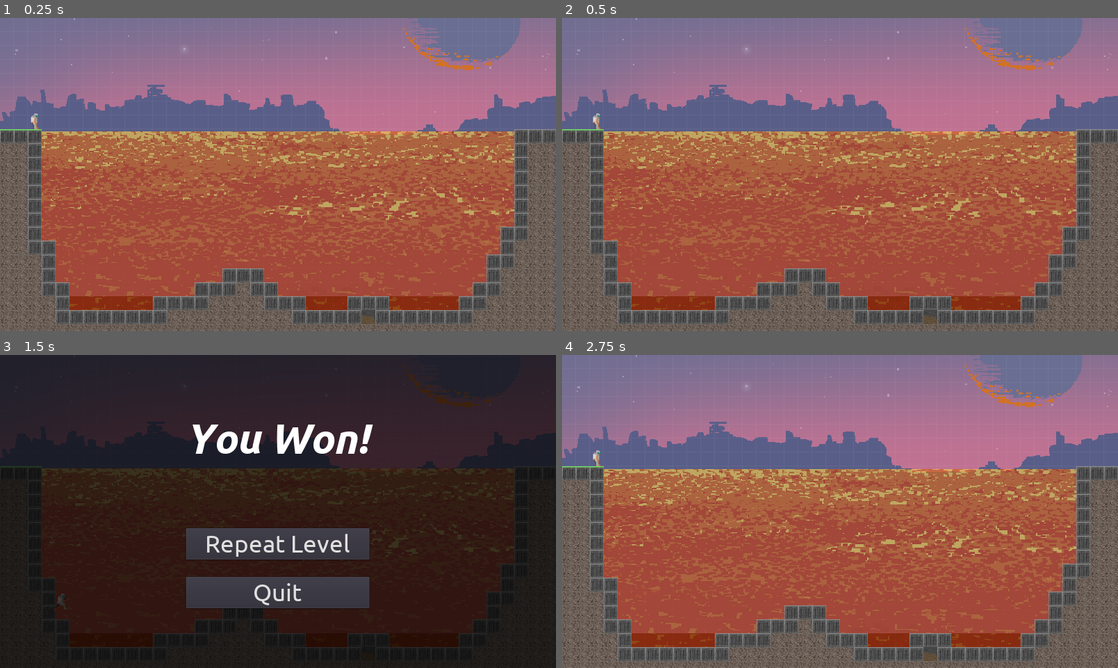
Above: before the commit, frames 1-4 (two rows, left to right).
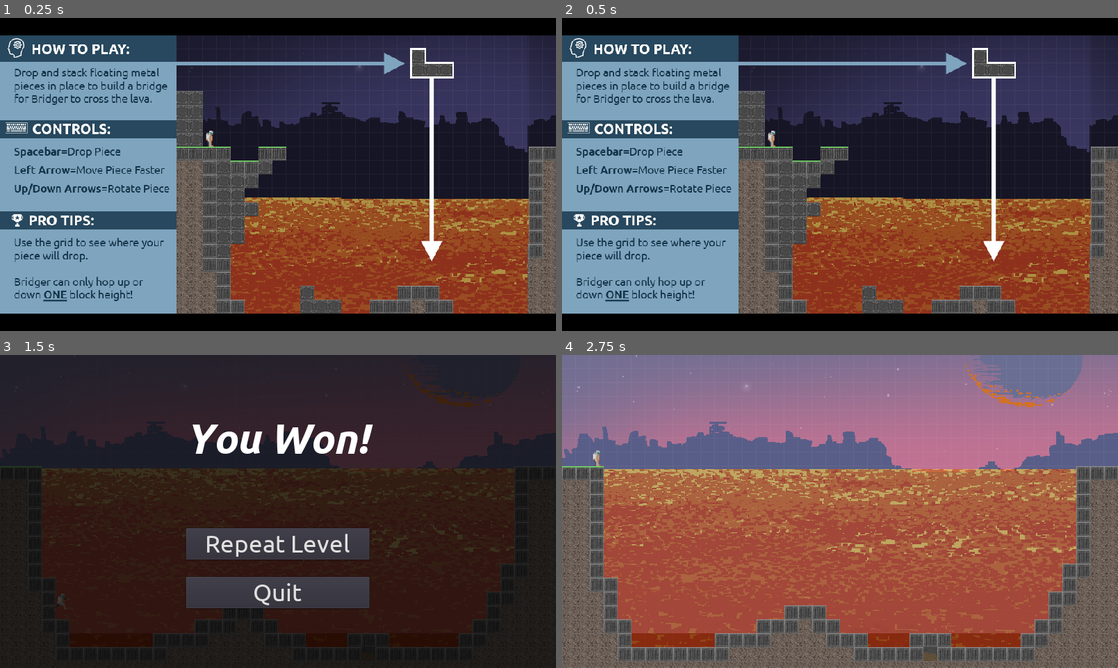
Above: after the commit, the same moments.

Repository: jtuttle/bridger
Game: Godot game, scene res://objects/UI/tutorial_screen/tutorial_screen.tscn
The game is run twice, just before and just after one commit, with the same random seed, the same clock (stepped at 60 frames per second) and the same inputs. Before the commit the project starts from res://objects/levels/game/game.tscn.
Inputs (mouse positions are in pixels of both pictures, inside the frame that each line leads up to):
- Up to frame 1 (0.25 s): no input
- Up to frame 2 (0.5 s): no input
- Up to frame 3 (1.5 s): click (278, 511) at 0.52 s; hold Escape (bring_up_ui) from 1.28 s (still down); hold Space (drop_piece) from 1.28 s (still down)
- Up to frame 4 (2.75 s): release Escape (bring_up_ui) at 2 s; release Space (drop_piece) at 2 s; click "Repeat Level" at 2 s

The runs differ from the first frame. In frame 1, 94% of the frame differs, in the area x 0-100%, y 0-100%; in frame 2, 94%; in frame 3, less than 0.1%; in frame 4, nothing differs.

Commit message:
tutorial

Diff:
--- a/objects/UI/tutorial_screen/tutorial_screen.gd
+++ b/objects/UI/tutorial_screen/tutorial_screen.gd
@@ -2,3 +2,7 @@
 
 # Called when the node enters the scene tree for the first time.
 func _ready():
+	$texture_button.connect("pressed", self, "_start_game")
+
+func _start_game():
+	get_tree().change_scene("res://objects/levels/game/game.tscn")
--- a/objects/UI/tutorial_screen/tutorial_screen.tscn
+++ b/objects/UI/tutorial_screen/tutorial_screen.tscn
@@ -1,16 +1,19 @@
-[gd_scene load_steps=2 format=2]
+[gd_scene load_steps=3 format=2]
 
-[ext_resource path="res://images/tutorial.png" type="Texture" id=1]
+[ext_resource path="res://images/tutorial_screen.png" type="Texture" id=1]
+[ext_resource path="res://objects/UI/tutorial_screen/tutorial_screen.gd" type="Script" id=2]
 
 [node name="tutorial_screen" type="CenterContainer"]
 anchor_right = 1.0
 anchor_bottom = 1.0
 size_flags_vertical = 2
+script = ExtResource( 2 )
 __meta__ = {
 "_edit_use_anchors_": false
 }
 
-[node name="sprite" type="Sprite" parent="."]
-position = Vector2( 481, 269.5 )
-scale = Vector2( 0.952083, 0.952083 )
-texture = ExtResource( 1 )
+[node name="texture_button" type="TextureButton" parent="."]
+margin_top = 30.0
+margin_right = 960.0
+margin_bottom = 510.0
+texture_normal = ExtResource( 1 )
--- a/objects/global/global.gd
+++ b/objects/global/global.gd
@@ -5,12 +5,15 @@
 const _level_suffix = ".tscn"
 var _level_num = 1
 
-onready var _level_holder = get_node("/root/game/level_holder")
+var _level_holder
 
 # Called when the node enters the scene tree for the first time.
 func _ready():
+#	_level_holder = get_node("/root/game/level_holder")
 	pass # Replace with function body.
 
+func initialize_level(level_holder):
+	_level_holder = level_holder
 
 func set_level_num(new_num : int):
 	_level_num = new_num
@@ -41,12 +44,14 @@
 func load_level():
 	print("load_level")
 	# Remove the current level
-	var level = _level_holder.get_node(get_level_name())
-	_level_holder.remove_child(level)
-	level.call_deferred("free")
+	var level = _level_holder.get_child(0)
+	level.name = "old_level"
 
 	#load the next level
 	var path = get_level_path()
 	var next_level_resource = load(path)
 	var next_level = next_level_resource.instance()
 	_level_holder.add_child(next_level)
+
+	_level_holder.remove_child(level)
+	level.call_deferred("free")
--- a/objects/levels/level_controller.gd
+++ b/objects/levels/level_controller.gd
@@ -62,6 +62,8 @@
 	_win_screen.connect("NEXT_LEVEL", self, "_reset")
 	_win_screen.connect("REPEAT_LEVEL", self, "_reset")
 	_lose_screen.connect("REPEAT_LEVEL", self, "_reset")
+
+	global.initialize_level(get_child(0))
 
 	_start_level()
 
--- a/project.godot
+++ b/project.godot
@@ -17,7 +17,7 @@
 
 config/name="bridger"
 config/description="Global Game Jam 2020 entry. \"Repair\" is the theme,"
-run/main_scene="res://objects/levels/game/game.tscn"
+run/main_scene="res://objects/UI/tutorial_screen/tutorial_screen.tscn"
 boot_splash/image="res://images/splash.png"
 boot_splash/bg_color=Color( 0, 0, 0, 1 )
 config/icon="res://images/icon.png"
